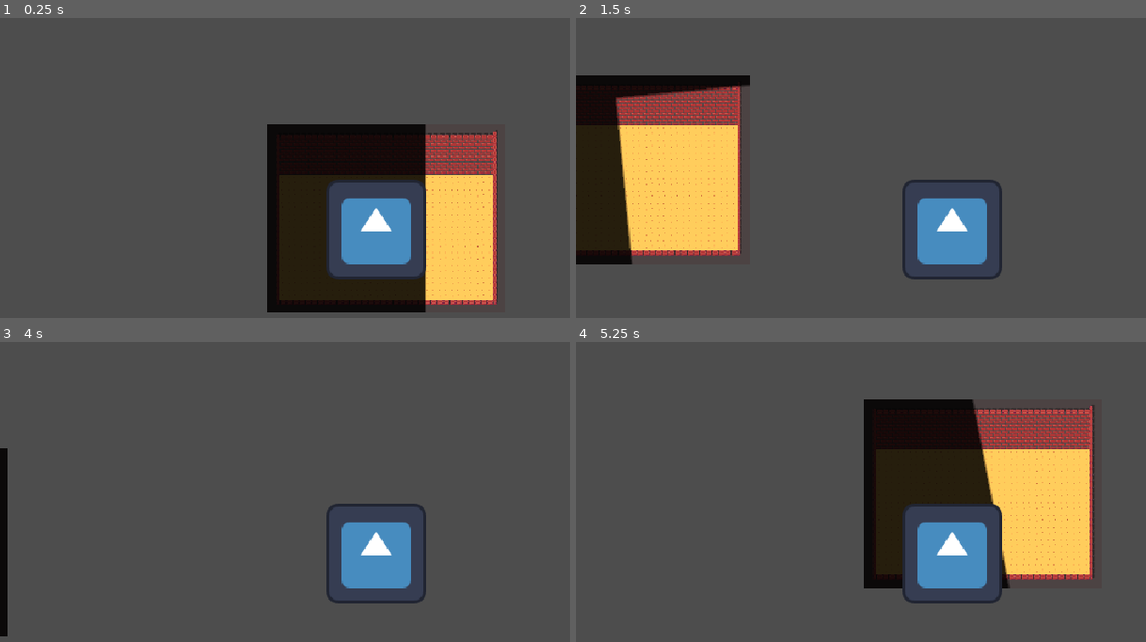
Above: before the commit, frames 1-4 (two rows, left to right).
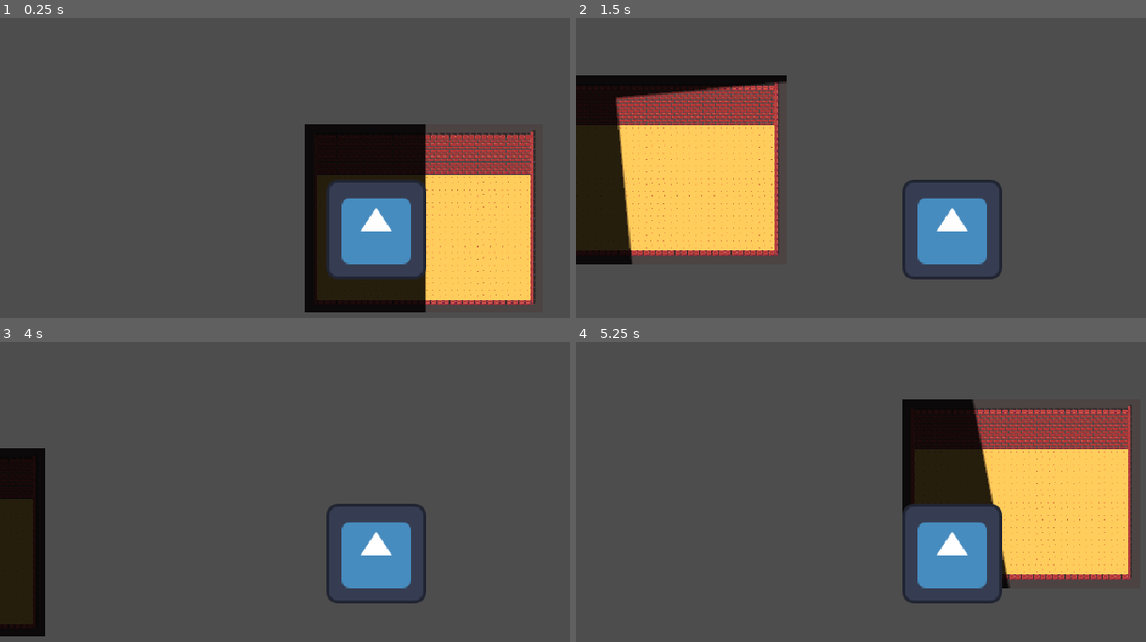
Above: after the commit, the same moments.

Repository: ygda-org/brackeys-26.2
Game: Godot game, scene res://main/main.tscn
The game is run twice, just before and just after one commit, with the same random seed, the same clock (stepped at 60 frames per second) and the same inputs. The engine's default icon, where the game draws it, is replaced by a stand-in: a white triangle on a blue panel in a dark square. Sound files missing from this copy of the repository are replaced by a short silence.
Inputs (mouse positions are in pixels of both pictures, inside the frame that each line leads up to):
- Up to frame 1 (0.25 s): no input
- Up to frame 2 (1.5 s): tap Enter at 0.5 s; move the mouse to (1117, 207) at 0.52 s; hold D (right) 0.53-1.28 s; click (1117, 207) at 0.6 s; move the mouse to (804, 252) at 1.27 s; hold S (down) from 1.28 s (still down); click (804, 252) at 1.35 s
- Up to frame 3 (4 s): move the mouse to (450, 459) at 2.02 s; release S (down) at 2.03 s; hold D (right) 2.03-2.78 s; click (450, 459) at 2.1 s; tap Space at 2.75 s; move the mouse to (336, 639) at 2.77 s; hold W (up) 2.78-3.53 s; click (336, 639) at 2.85 s; tap Enter at 3.5 s; move the mouse to (outside the picture) at 3.52 s; hold A (left) from 3.53 s (still down); click (outside the picture) at 3.6 s
- Up to frame 4 (5.25 s): move the mouse to (724, 489) at 4.27 s; click (724, 489) at 4.35 s; move the mouse to (992, 555) at 5.02 s; release A (left) at 5.03 s; hold S (down) from 5.03 s (still down); click (992, 555) at 5.1 s

The runs differ from the first frame. In frame 1, 8.8% of the frame differs, in the area x 46-94%, y 35-99%; in frame 2, 4.2%; in frame 3, 4.7%; in frame 4, 8.6%.

Commit message:
Update main.tscn

Diff:
--- a/main/main.tscn
+++ b/main/main.tscn
@@ -107,7 +107,7 @@
 tile_set = SubResource("TileSet_55d6i")
 
 [node name="Player" parent="." unique_id=1482995803 instance=ExtResource("3_xwkvk")]
-position = Vector2(139, 134)
+position = Vector2(91, 134)
 
 [node name="CanvasModulate" type="CanvasModulate" parent="." unique_id=216632159]
 color = Color(0.17, 0.17, 0.17, 1)
